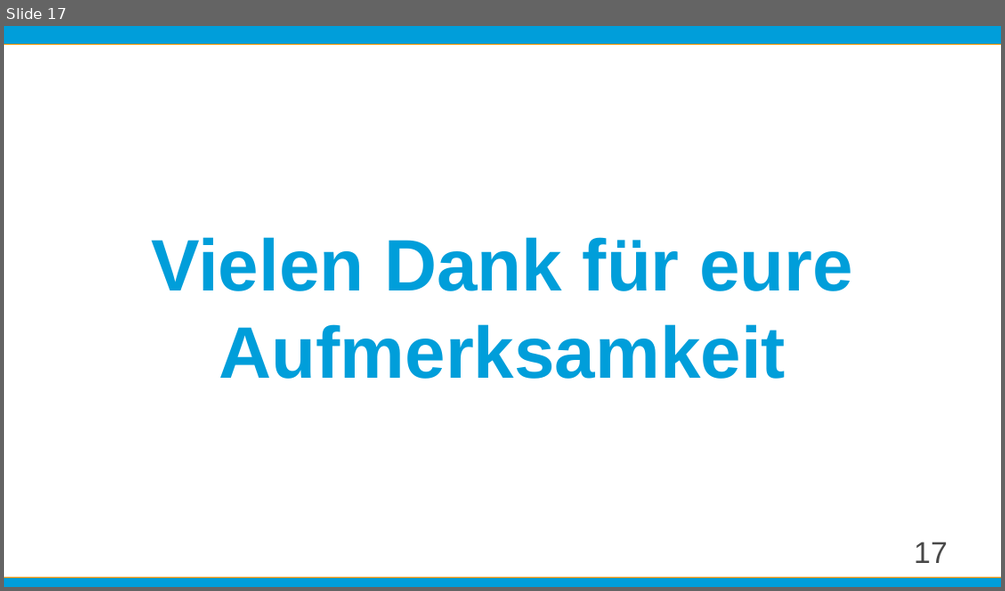
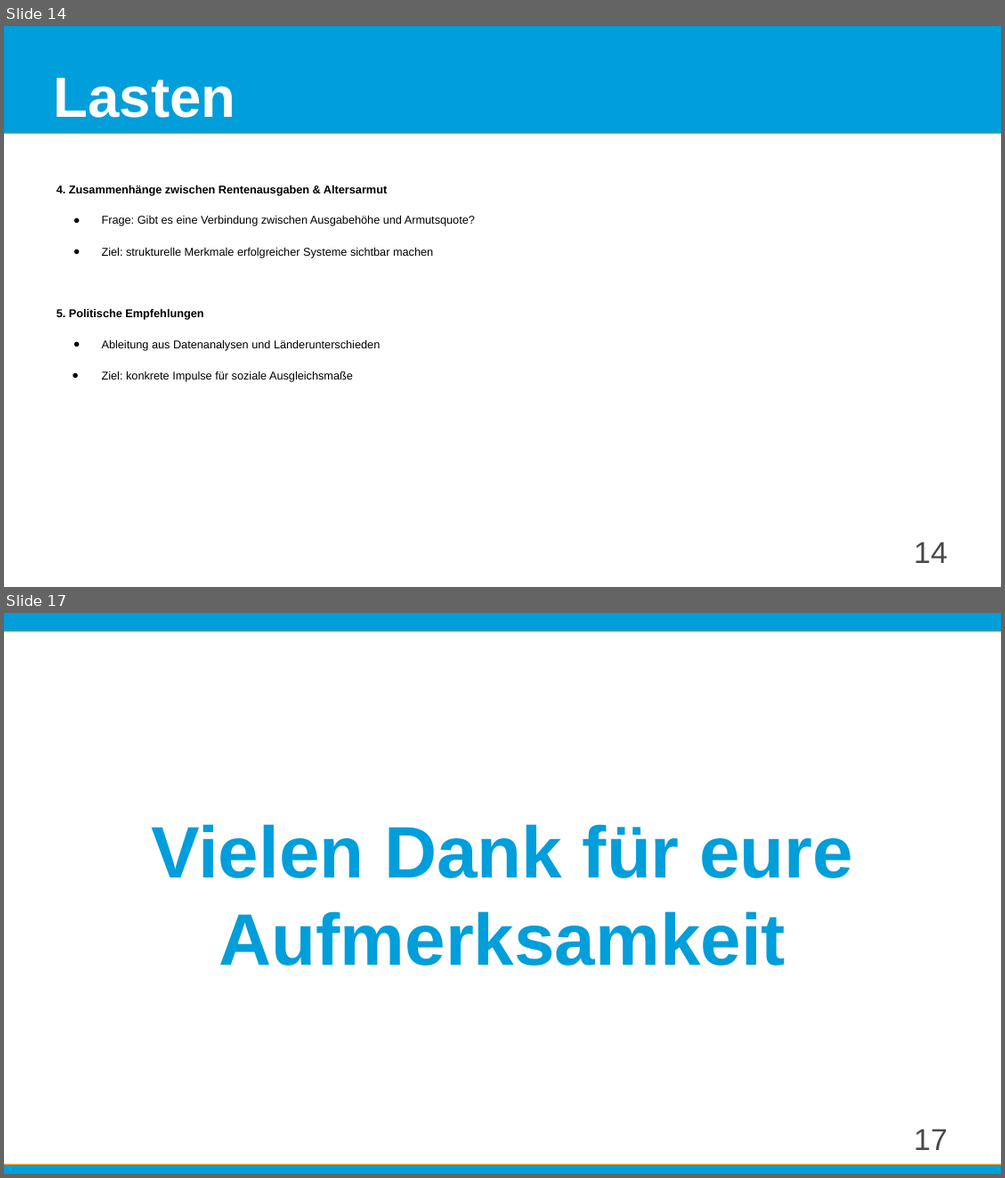
Before and after one commit to Elpidahope/Projektrealisierung, a slide deck: AltArmAbgehängt.pptx. Shown one above the other, each under a label of ours: slide 17 before the commit, slides 14 and 17 after it; the slides between them are not shown. The pictures are 1005x591 and 1005x1178 pixels, drawn with LibreOffice and Linux fonts; fonts in the diff are those of the drawing; background and template pictures are left out. Boxes give left, top, right and bottom in pixels: in the first picture for what was removed or moved away, otherwise in the second. Text is boxed around its words. In the diff, an @@ line names an element or a change of style, - is before the commit and + after.

```diff
--- a/AltArmAbgehängt.pptx
+++ b/AltArmAbgehängt.pptx
@@ slide 14 added at (x1=4, y1=26, x2=1001, y2=587), background picture (left out) @@
@@ rectangle added at (x1=4, y1=26, x2=1001, y2=133), fill #009EDA @@
@@ title added at (x1=54, y1=78, x2=236, y2=118), 45 pt, text #FFFFFF, bold @@
+Lasten
@@ text added at (x1=57, y1=184, x2=475, y2=382), 9 pt, text #000000 @@
+4. Zusammenhänge zwischen Rentenausgaben & Altersarmut
+● Frage: Gibt es eine Verbindung zwischen Ausgabehöhe und Armutsquote?
+● Ziel: strukturelle Merkmale erfolgreicher Systeme sichtbar machen
+5. Politische Empfehlungen
+● Ableitung aus Datenanalysen und Länderunterschieden
+● Ziel: konkrete Impulse für soziale Ausgleichsmaße
@@ page number added at (x1=914, y1=541, x2=947, y2=563), 24 pt, text #484848 @@
+14
```
Also in this commit, not shown: 3 slides changed, 1 slide removed.
